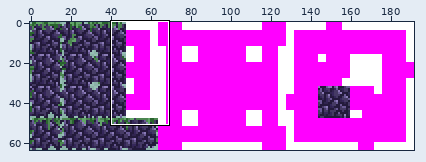
Two versions of one sprite sheet, screwbox-core/src/main/resources/assets/autotiles/rocks.png. Above, an overview of the earlier version with the close-up marked.
Close-up. Before the edit:
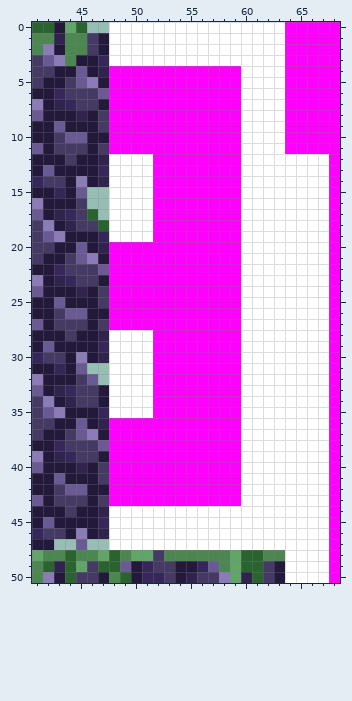
The file is 192x64 pixels. Shown: x 41..68, y 0..50.
The same view after the edit:
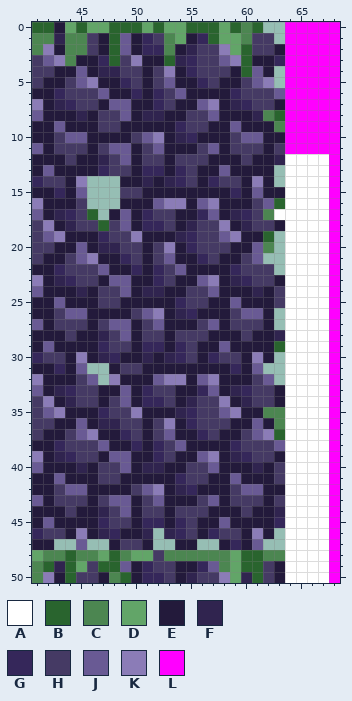
Palette (. is transparent): A #ffffff  B #29642e  C #4c8651  D #62a568  E #231a3b  F #30244f  G #35275a  H #453a64  J #695a94  K #8b7cb7  L #ff00ff
Difference:
y 0: x 46..63 ..AAAAAAAAAAAAAAAA -> DDBBBDBDDBBBDBCB..
y 1: x 48..63 AAAAAAAAAAAAAAAA -> BJEGHCDEGBDDCHH.
y 2: x 48..63 AAAAAAAAAAAAAAAA -> BJEGGCEFHHKDBHHE
y 3: x 48..63 AAAAAAAAAAAAAAAA -> BHKEEBFGHHJKBEEG
y 4: x 48..63 LLLLLLLLLLLLAAAA -> FHHEHKEGHHHEBJE.
y 5: x 48..63 LLLLLLLLLLLLAAAA -> EGHEHJEEGHEEHJK.
y 6: x 48..63 LLLLLLLLLLLLAAAA -> EEGEGHJEEEEGHHHJ
y 7: x 48..63 LLLLLLLLLLLLAAAA -> JJEEGHEEJKEFGHHE
y 8: x 48..63 LLLLLLLLLLLLAAAA -> HJEFFEEHHJEEEFCB
y 9: x 48..63 LLLLLLLLLLLLAAAA -> HEEEEEGHHEEJEEEC
y 10: x 48..63 LLLLLLLLLLLLAAAA -> EEHJKEFGEEEHJJEE
y 11: x 48..63 LLLLLLLLLLLLAAAA -> JJEHJEEEHJEHHHEH
y 12: x 48..63 AAAALLLLLLLLAAAA -> HJEHHEHHHEEEHEEF
y 13: x 48..63 AAAALLLLLLLLAAAA -> HHEGGEGHEEJEEEE.
y 14: x 46..63 EFAAAALLLLLLLLAAAA -> ...EEFEFGHEGHHEKE.
y 15: x 48..63 AAAALLLLLLLLAAAA -> .HHEEEEEEEEGEJEE
y 16: x 48..63 AAAALLLLLLLLAAAA -> .EEEJKKEJKEEEHJB
y 17: x 48..62 AAAALLLLLLLLAAA -> EJEGHHEEGJEFGHC
y 18: x 48..63 AAAALLLLLLLLAAAA -> HJEGGHEFHHKEFHHE
y 19: x 48..63 AAAALLLLLLLLAAAA -> HHKEEEFGHHJKEEB.
y 20: x 48..63 LLLLLLLLLLLLAAAA -> FHHEHKEGHHHEEJC.
y 21: x 48..63 LLLLLLLLLLLLAAAA -> EGHEHJEEGHEEHJ..
y 22: x 48..63 LLLLLLLLLLLLAAAA -> EEGEGHJEEEEGHHH.
y 23: x 48..63 LLLLLLLLLLLLAAAA -> JJEEGHEEJKEFGHHE
y 24: x 48..63 LLLLLLLLLLLLAAAA -> HJEFFEEHHJEEEFEH
y 25: x 48..63 LLLLLLLLLLLLAAAA -> HEEEEEGHHEEJEEEH
y 26: x 48..63 LLLLLLLLLLLLAAAA -> EEHJKEFGEEEHJJE.
y 27: x 48..63 LLLLLLLLLLLLAAAA -> JJEHJEEEHJEHHHE.
y 28: x 48..63 AAAALLLLLLLLAAAA -> HJEHHEHHHEEEHEEF
y 29: x 48..63 AAAALLLLLLLLAAAA -> HHEGGEGHEEJEEEEB
y 30: x 48..63 AAAALLLLLLLLAAAA -> GEEFEFGHEGHHEKE.
y 31: x 48..63 AAAALLLLLLLLAAAA -> EHHEEEEEEEEGEJ..
y 32: x 48..63 AAAALLLLLLLLAAAA -> KEEEJKKEJKEEEHJ.
y 33: x 48..63 AAAALLLLLLLLAAAA -> EJEGHHEEGJEFGHHE
y 34: x 48..63 AAAALLLLLLLLAAAA -> HJEGGHEFHHKEFHHE
y 35: x 48..63 AAAALLLLLLLLAAAA -> HHKEEEFGHHJKEECC
y 36: x 48..63 LLLLLLLLLLLLAAAA -> FHHEHKEGHHHEEJEC
y 37: x 48..63 LLLLLLLLLLLLAAAA -> EGHEHJEEGHEEHJKB
y 38: x 48..63 LLLLLLLLLLLLAAAA -> EEGEGHJEEEEGHHHJ
y 39: x 48..63 LLLLLLLLLLLLAAAA -> JJEEGHEEJKEFGHHE
y 40: x 48..63 LLLLLLLLLLLLAAAA -> HJEFFEEHHJEEEFEH
y 41: x 48..63 LLLLLLLLLLLLAAAA -> HEEEEEGHHEEJEEEH
y 42: x 48..63 LLLLLLLLLLLLAAAA -> EEHJKEFGEEEHJJEE
y 43: x 48..63 LLLLLLLLLLLLAAAA -> JJEHJEEEHJEHHHEH
y 44: x 48..63 AAAAAAAAAAAAAAAA -> HJEHHEHHHEEEHEEF
y 45: x 48..63 AAAAAAAAAAAAAAAA -> HHEGGEGHEEJEEEEG
y 46: x 48..63 AAAAAAAAAAAAAAAA -> GEEF.FGHEGHHEKE.
y 47: x 48..63 AAAAAAAAAAAAAAAA -> EHHE..EE..EGEJ..
Pixel boxes of the changes (left, top, right, bottom) in both close-ups:
changed: (87, 22, 285, 550)
